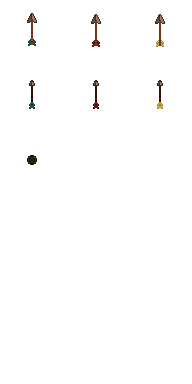
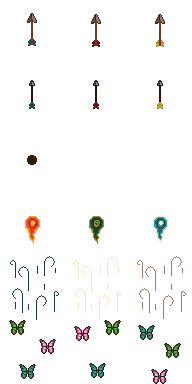
Comparing the layer stacks of the two 192×384 images. Changes:
painted on "Background" over [9,216,186,384]
